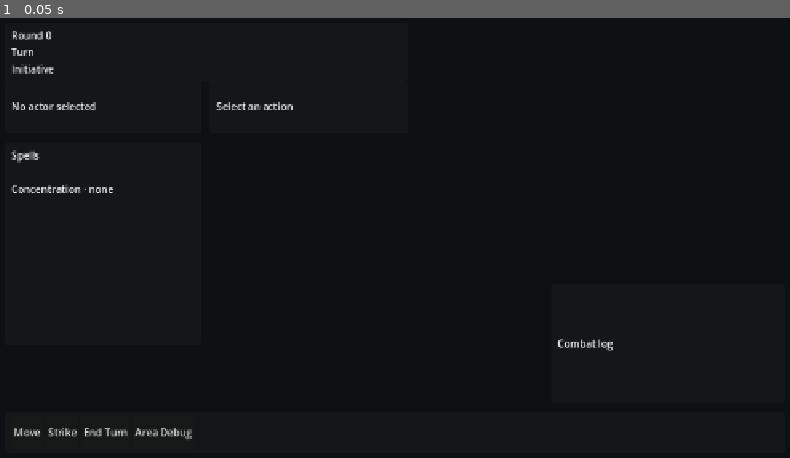
Above: before the commit, frame 1.
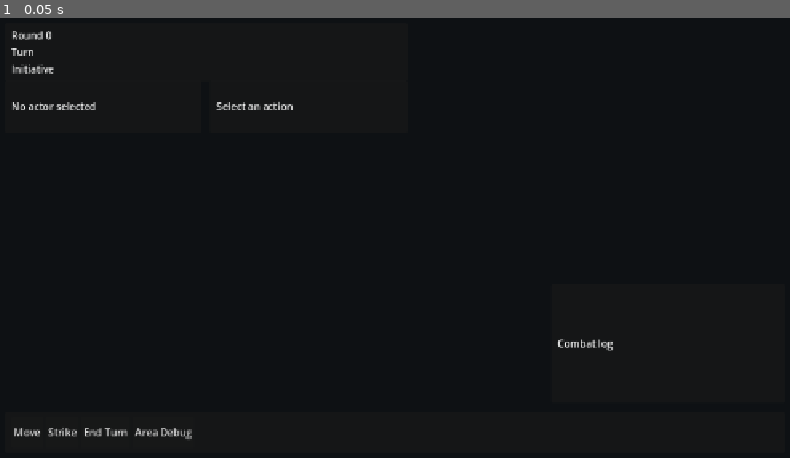
Above: after the commit, the same moment.

Repository: hasnocool/GodotDnDSimulator
Game: Godot game, scene res://scenes/tactical/tactical_vertical_slice.tscn
Two runs of this game, one before a commit and one after it. Both use one fixed random seed, a clock stepped at 60 frames per second and the inputs below. This scene is started directly instead of the project's main scene.
Inputs:
- Up to frame 1 (0.05 s): no input

The runs differ from the first frame. In frame 1, 0.2% of the frame differs, in the area x 1-15%, y 30-40%.
Error before the commit: Parse Error: The member "InteractionModes" already exists in parent class TacticalVerticalSlice. (res://scenes/tactical/tactical_spell_slice.gd:4)

Commit message:
fix(client): gate spell UI on authoritative spell state

Diff:
--- a/apps/godot-client/scenes/tactical/tactical_spell_slice.gd
+++ b/apps/godot-client/scenes/tactical/tactical_spell_slice.gd
@@ -1,7 +1,5 @@
 class_name TacticalSpellSlice
 extends "res://scenes/tactical/tactical_vertical_slice.gd"
-
-const InteractionModes = preload("res://input/interaction_modes.gd")
 
 var _spell_state: ClientStateCoordinator
 var _active_spell: Dictionary = {}
@@ -16,6 +14,7 @@
 
 func _ready() -> void:
     super._ready()
+    _spell_palette.visible = false
     _spell_palette.spell_selected.connect(_on_spell_selected)
 
 
@@ -25,6 +24,7 @@
     _spell_state = state
     if _spell_state == null:
         _spell_palette.clear()
+        _spell_palette.visible = false
         return
     _spell_state.query_completed.connect(_on_spell_query_completed)
     _spell_state.preview_completed.connect(_on_spell_preview_completed)
@@ -82,10 +82,8 @@
 
 func _on_controller_mode_changed(mode: int, mode_name: String) -> void:
     super._on_controller_mode_changed(mode, mode_name)
-    if mode not in [InteractionModes.Mode.TARGET, InteractionModes.Mode.SHAPE_PREVIEW]:
-        if not _active_spell.is_empty() and _controller != null:
-            if _controller.current_mode() != InteractionModes.Mode.SELECT:
-                _clear_spell_intent()
+    if mode == InteractionModes.Mode.INSPECT or mode == InteractionModes.Mode.UI_MODAL:
+        _clear_spell_intent()
 
 
 func _on_command_completed(
@@ -101,7 +99,7 @@
 
 
 func _on_spell_selected(spell: Dictionary, slot_level: int) -> void:
-    if _state == null or _controller == null:
+    if _state == null or _controller == null or not _spell_palette.visible:
         return
     var caster_id := _state.interaction.selected_actor_id()
     if caster_id.is_empty():
@@ -135,6 +133,11 @@
 func _request_spells() -> void:
     if _spell_state == null:
         return
+    if not _tactical.has("spellcasting"):
+        _spell_palette.clear()
+        _spell_palette.visible = false
+        return
+    _spell_palette.visible = true
     var actor_id := _spell_state.interaction.selected_actor_id()
     if actor_id.is_empty():
         _spell_palette.clear()
